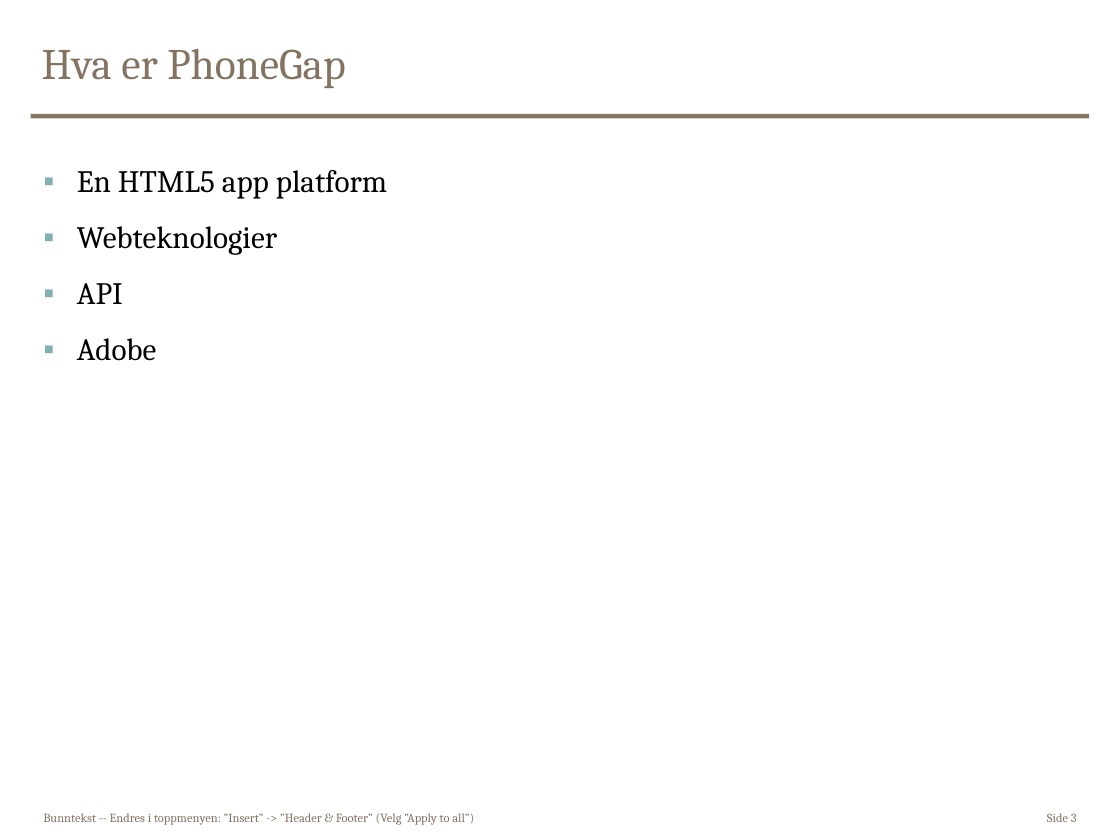
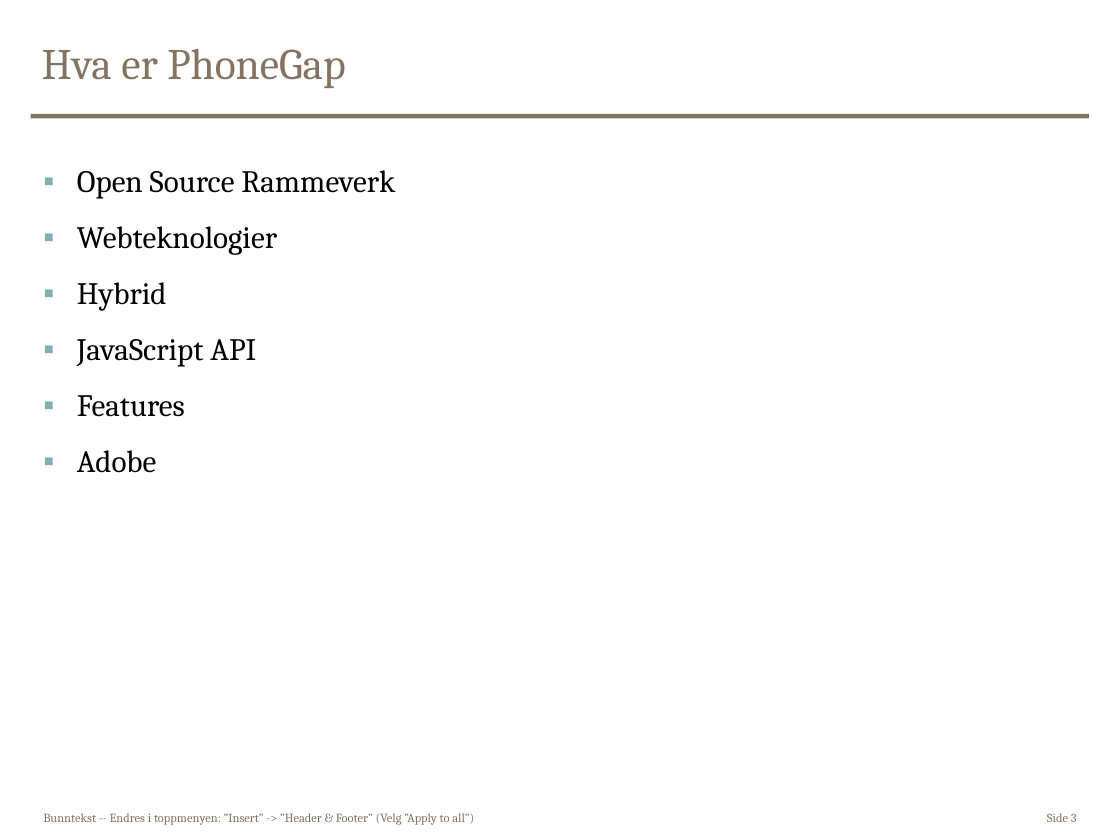
Before and after one commit to andersmartinsen/ansattliste, a slide deck: slide 3 of presentasjon/Phonegap.ppt. Drawn at 1120x840 pixels with LibreOffice and Linux fonts; fonts in the diff are those of the drawing. Boxes give left, top, right and bottom in pixels: in the first picture for what was removed or moved away, otherwise in the second. Text is boxed around its words. In the diff, an @@ line names an element or a change of style, - is before the commit and + after.

```diff
--- a/presentasjon/Phonegap.ppt
+++ b/presentasjon/Phonegap.ppt
@@ text at <box>77,170,395,199</box>: text changed @@
-▪ En HTML5 app platform
+▪ Open Source Rammeverk
@@ text at <box>77,282,256,417</box>: text changed @@
-▪ API
+▪ Hybrid
+▪ JavaScript API
+▪ Features
```
Also in this commit, not shown: 2 other slides changed, 2 slides added.
